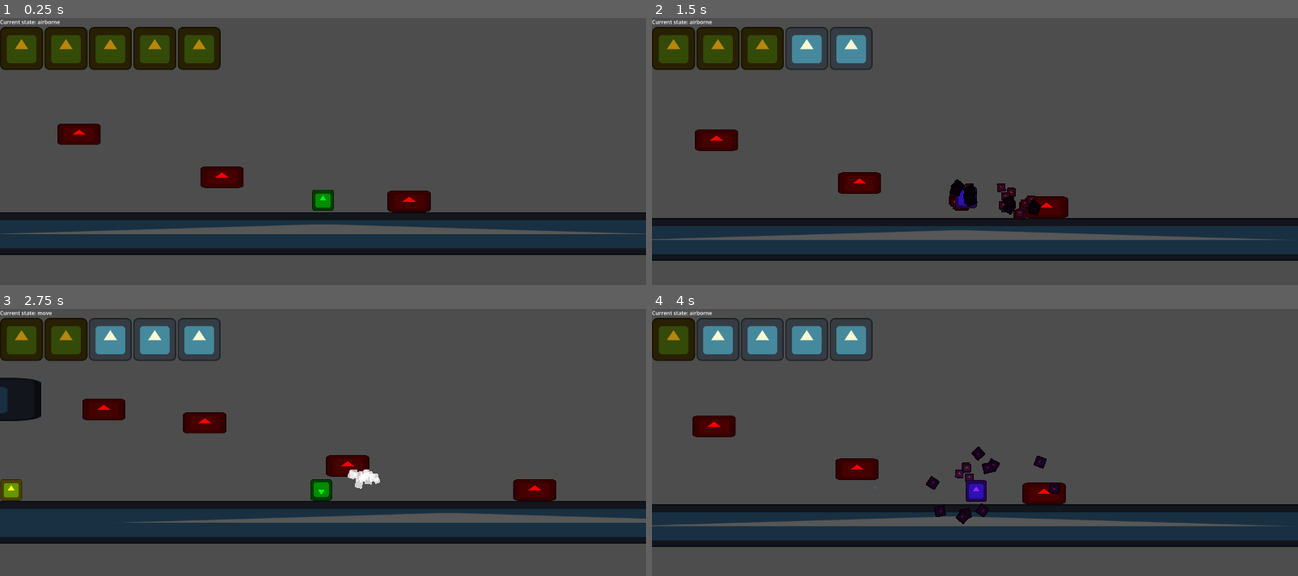
Above: before the commit, frames 1-4 (two rows, left to right).
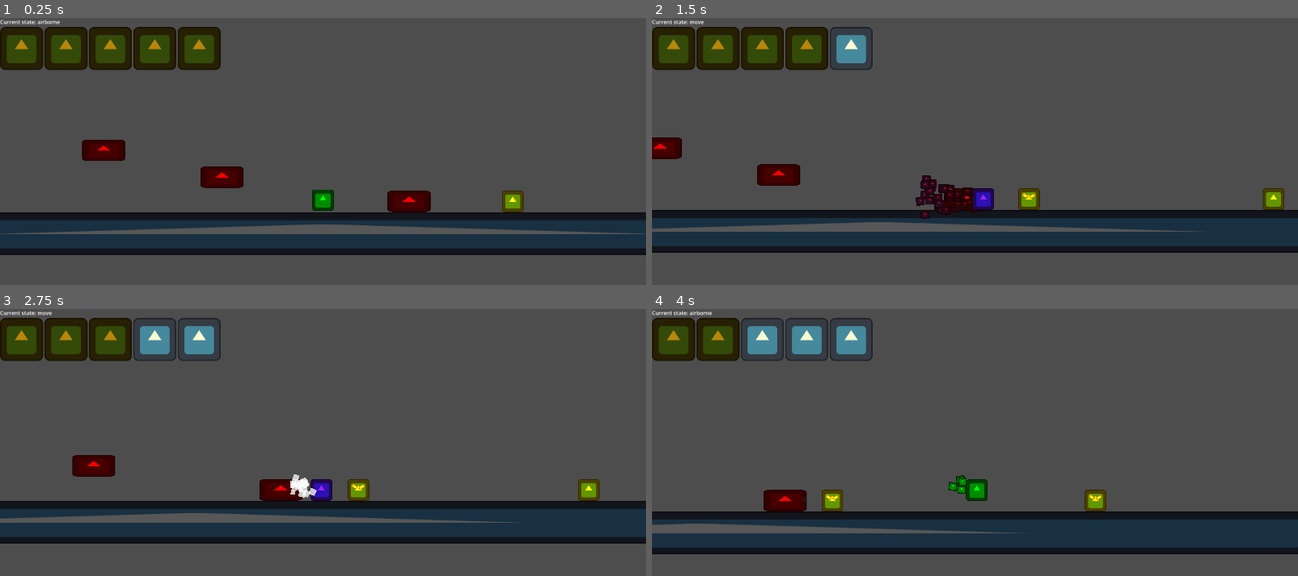
Above: after the commit, the same moments.

Repository: BitesTheGaster/SoyZoteboat
Game: Godot game, scene res://main.tscn
The game is run twice, just before and just after one commit, with the same random seed, the same clock (stepped at 60 frames per second) and the same inputs. The engine's default icon, where the game draws it, is replaced by a stand-in: a white triangle on a blue panel in a dark square.
Inputs:
- Up to frame 1 (0.25 s): no input
- Up to frame 2 (1.5 s): hold Right (Right) from 0.53 s (still down); tap C (Dash) at 0.6, 1.35 s; tap Z (Jump) at 0.77 s
- Up to frame 3 (2.75 s): tap Z (Jump) at 1.52 s; release Right (Right) at 2.03 s; hold Left (Left) from 2.03 s (still down); tap X (Slash) at 2.1 s; tap C (Dash) at 2.3 s
- Up to frame 4 (4 s): release Left (Left) at 2.78 s; hold Right (Right) from 2.78 s (still down); tap C (Dash) at 2.85, 3.6 s; tap Z (Jump) at 3.02, 3.77 s

The runs differ from the first frame. In frame 1, 1.2% of the frame differs, in the area x 8-82%, y 39-73%; in frame 2, 20%, in the area x 0-100%, y 0-91%; in frame 3, 8.6%; in frame 4, 17%.

Commit message:
smarter ememies + bugfix + ZOV.png

Diff:
--- a/Controllers/EnemyController.gd
+++ b/Controllers/EnemyController.gd
@@ -38,6 +38,7 @@
 
 func handle_chase():
 	if not e.target: return
+	if e.is_dashing: return
 	if e.position.x < e.target.position.x:
 		if e.can_go_right: e.move_dir = 1
 		else: e.move_dir = 0
--- a/Controllers/PlayerController.gd
+++ b/Controllers/PlayerController.gd
@@ -25,7 +25,7 @@
 		p.slash_center.rotation = ang.angle()
 
 	# Face player to last pressed direction
-	p.sprite.flip_v = p.last_dir == -1
+	p.sprite.flip_h = p.last_dir == -1
 
 	# Updating base variables
 	p.falling = p.velocity.y > 0
@@ -117,6 +117,7 @@
 	p.dash_delay.start()
 
 func _on_inv_frames_timeout() -> void:
+	p.hitbox_collision.set_deferred("disabled", false)
 	p.is_invincible = false
 
 func _on_hitbox_area_entered(area: Area2D) -> void:
@@ -127,17 +128,24 @@
 		p.inv_frames.start()
 		p.Health -= 1
 		p.hud.update_health(p.Health)
-		#reset player position
-		p.position = Vector2.ZERO
-		p.velocity = Vector2.ZERO
+
 		p.canAttack = true
 		p.canDash = true
 		p.dashing = false
 		p.attacking = false
+		#reset player position
+		p.position = Vector2.ZERO
+		p.velocity = Vector2.ZERO
+		p.hitbox_collision.set_deferred("disabled", true)
 	elif area.is_in_group("enemy") and not p.is_invincible:
 		p.damage_particles.emitting = true
 		p.is_invincible = true
 		p.inv_frames.start()
 		p.Health -= 1
+		p.canAttack = true
+		p.canDash = true
+		p.dashing = false
+		p.attacking = false
 		p.hud.update_health(p.Health)
 		p.damage_velocity = Vector2((p.global_position.x - area.global_position.x)*20, -300)
+		p.hitbox_collision.set_deferred("disabled", true)
--- a/Enemies/Base/enemy.gd
+++ b/Enemies/Base/enemy.gd
@@ -8,15 +8,20 @@
 @onready var left : Area2D = $Checks/Left
 @onready var chase_range : Area2D = $Checks/ChaseRange
 @onready var inv_frames : Timer = $InvFrames
+@onready var dash_time : Timer = $DashTime
+@onready var dash_delay : Timer = $DashDelay
+
 
 const IDLE_SPEED = 50.0
 const CHASE_SPEED = 150.0
+const DASH_SPEED = 750.0
 const KNOCKBACK_MULTIPLIER = 1.0
 const G = Vector2(0, 980)
 
 var is_invincible := false
-
+var is_dashing := false
 var move_dir := 0.0
+var last_dir := 0.0
 var target : Player
 var can_go_right := true
 var can_go_left := true
--- a/Enemies/Base/enemy.tscn
+++ b/Enemies/Base/enemy.tscn
@@ -18,7 +18,7 @@
 height = 1024.0
 
 [node name="Enemy" type="CharacterBody2D" unique_id=105650447 groups=["enemy"]]
-collision_layer = 2
+collision_layer = 0
 collision_mask = 2
 script = ExtResource("1_gasfn")
 
@@ -108,11 +108,20 @@
 [node name="RageTime" type="Timer" parent="." unique_id=2097802897]
 one_shot = true
 
+[node name="DashTime" type="Timer" parent="." unique_id=1152677175]
+wait_time = 0.2
+one_shot = true
+
+[node name="DashDelay" type="Timer" parent="." unique_id=1421525888]
+one_shot = true
+
 [connection signal="body_entered" from="Checks/Right" to="EnemyController" method="_on_right_body_entered"]
 [connection signal="body_exited" from="Checks/Right" to="EnemyController" method="_on_right_body_exited"]
 [connection signal="body_entered" from="Checks/Left" to="EnemyController" method="_on_left_body_entered"]
 [connection signal="body_exited" from="Checks/Left" to="EnemyController" method="_on_left_body_exited"]
-[connection signal="area_entered" from="Checks/ChaseRange" to="EnemyStateMachine" method="_on_chase_range_area_entered"]
-[connection signal="area_exited" from="Checks/ChaseRange" to="EnemyStateMachine" method="_on_chase_range_area_exited"]
+[connection signal="body_entered" from="Checks/ChaseRange" to="EnemyStateMachine" method="_on_chase_range_body_entered"]
+[connection signal="body_exited" from="Checks/ChaseRange" to="EnemyStateMachine" method="_on_chase_range_body_exited"]
 [connection signal="timeout" from="InvFrames" to="EnemyController" method="_on_inv_frames_timeout"]
 [connection signal="timeout" from="RageTime" to="EnemyStateMachine" method="_on_rage_time_timeout"]
+[connection signal="timeout" from="DashTime" to="EnemyStateMachine" method="_on_dash_time_timeout"]
+[connection signal="timeout" from="DashDelay" to="EnemyStateMachine" method="_on_dash_delay_timeout"]
--- a/Player/player.gd
+++ b/Player/player.gd
@@ -11,6 +11,8 @@
 @onready var inv_frames : Timer = $Timers/InvFrames
 @onready var dash_delay : Timer = $Timers/DashDelay
 @onready var collision : CollisionShape2D = $CollisionShape2D
+@onready var hitbox : Area2D = $Hitbox
+@onready var hitbox_collision : CollisionShape2D = $Hitbox/CollisionShape2D
 @onready var sprite : Sprite2D = $CollisionShape2D/Sprite2D
 @onready var dash_particles : CPUParticles2D = $CollisionShape2D/Sprite2D/DashParticles
 @onready var damage_particles : CPUParticles2D = $CollisionShape2D/Sprite2D/DamageParticles
--- a/Player/player.tscn
+++ b/Player/player.tscn
@@ -128,7 +128,6 @@
 one_shot = true
 
 [node name="InvFrames" type="Timer" parent="Timers" unique_id=515006180]
-wait_time = 0.5
 one_shot = true
 
 [connection signal="area_entered" from="Hitbox" to="PlayerController" method="_on_hitbox_area_entered"]
--- a/Player/slash.gd
+++ b/Player/slash.gd
@@ -24,20 +24,26 @@
 	if not area.is_in_group("player"):
 		$CPUParticles2D.global_position = (area.global_position+global_position)/2
 		$CPUParticles2D.emitting = true
-	if ( area.is_in_group("spikes") or area.is_in_group("enemy") ) and can_pogo:
+	if area.is_in_group("spikes") and can_pogo:
 		p.pogo_velocity = -Vector2.from_angle(global_rotation) * 350
 		p.pogo_velocity.x *= 1.5
 		p.pogo_velocity = p.pogo_velocity.round()
 		p.camera.pogo_velocity_buffer = p.pogo_velocity
 		can_pogo = false
-		if area.is_in_group("enemy"):
-			area.get_parent().knockback = Vector2.from_angle(global_rotation) * 350
-			area.get_parent().knockback.x *= 3
-			area.get_parent().knockback.y -= 100.0
-			if not area.get_parent().is_invincible:
-				area.get_parent().health -= p.Damage
-			area.get_parent().inv_frames.start()
-			area.get_parent().is_invincible = true
+	elif area.is_in_group("enemy"):
+		if can_pogo:
+			p.pogo_velocity = -Vector2.from_angle(global_rotation) * 350
+			p.pogo_velocity.x *= 1.5
+			p.pogo_velocity = p.pogo_velocity.round()
+			p.camera.pogo_velocity_buffer = p.pogo_velocity
+			can_pogo = false
+		area.get_parent().knockback = Vector2.from_angle(global_rotation) * 350
+		area.get_parent().knockback.x *= 3
+		area.get_parent().knockback.y -= 100.0
+		if not area.get_parent().is_invincible:
+			area.get_parent().health -= p.Damage
+		area.get_parent().inv_frames.start()
+		area.get_parent().is_invincible = true
 
 
 func _on_cpu_particles_2d_finished() -> void:
--- a/StateMachines/Enemy/ChaseEnemyState.gd
+++ b/StateMachines/Enemy/ChaseEnemyState.gd
@@ -4,6 +4,7 @@
 	name = "chase"
 
 func enter():
+	if e.dash_delay: e.dash_delay.start()
 	if e.leg and e.leg2:
 		e.leg.show()
 		e.leg2.show()
@@ -19,6 +20,9 @@
 
 func update_physics(delta: float):
 	c.handle_damage()
-	c.handle_movement(e.CHASE_SPEED)
+	if e.is_dashing:
+		c.handle_movement(e.DASH_SPEED)
+	else:
+		c.handle_movement(e.CHASE_SPEED)
 	c.handle_chase()
 	c.handle_physics(delta)
--- a/StateMachines/Enemy/EnemyStateMachine.gd
+++ b/StateMachines/Enemy/EnemyStateMachine.gd
@@ -10,18 +10,27 @@
 func _physics_process(delta: float) -> void:
 	current_state.update_physics(delta)
 
-
-func _on_chase_range_area_entered(area: Area2D) -> void:
-	if area.is_in_group("player"):
-		rage_time.stop()
-		e.target = area.get_parent()
-		change_state("chase")
-
-
 func _on_rage_time_timeout() -> void:
 	change_state("idle")
 
+func _on_chase_range_body_entered(body) -> void:
+	if body.is_in_group("player"):
+		rage_time.stop()
+		e.target = body
+		change_state("chase")
 
-func _on_chase_range_area_exited(area: Area2D) -> void:
-	if area.is_in_group("player") and rage_time.is_stopped():
+func _on_chase_range_body_exited(body) -> void:
+	if body.is_in_group("player") and rage_time.is_stopped():
 		if rage_time.is_inside_tree(): rage_time.start()
+
+
+func _on_dash_time_timeout() -> void:
+	if current_state.name == "chase":
+		e.is_dashing = false
+		e.dash_delay.start()
+
+
+func _on_dash_delay_timeout() -> void:
+	if current_state.name == "chase":
+		e.is_dashing = true
+		e.dash_time.start()
--- a/StateMachines/Enemy/IdleEnemyState.gd
+++ b/StateMachines/Enemy/IdleEnemyState.gd
@@ -4,6 +4,9 @@
 	name = "idle"
 
 func enter():
+	if e.dash_delay: e.dash_delay.stop()
+	if e.dash_time: e.dash_time.stop()
+	e.is_dashing = false
 	e.move_dir = 0
 	if e.leg and e.leg2:
 		e.leg.hide()
--- a/UI/Hud/hud.tscn
+++ b/UI/Hud/hud.tscn
@@ -1,9 +1,9 @@
-[gd_scene load_steps=3 format=3 uid="uid://bs5qrf2drwwte"]
+[gd_scene format=3 uid="uid://bs5qrf2drwwte"]
 
 [ext_resource type="Script" uid="uid://dvf1hd184nien" path="res://UI/Hud/hud.gd" id="1_o72et"]
 [ext_resource type="Texture2D" uid="uid://bbaet4rqv3kbq" path="res://icon.svg" id="2_emf2s"]
 
-[node name="Hud" type="Control"]
+[node name="Hud" type="Control" unique_id=1193530559]
 layout_mode = 3
 anchors_preset = 15
 anchor_right = 1.0
@@ -14,34 +14,34 @@
 grow_vertical = 2
 script = ExtResource("1_o72et")
 
-[node name="VBoxContainer" type="VBoxContainer" parent="."]
+[node name="VBoxContainer" type="VBoxContainer" parent="." unique_id=2095778350]
 layout_mode = 1
 offset_right = 112.0
 offset_bottom = 40.0
 
-[node name="Current_state" type="Label" parent="VBoxContainer"]
+[node name="Current_state" type="Label" parent="VBoxContainer" unique_id=1462452478]
 layout_mode = 2
 text = "Current state: "
 
-[node name="HBoxContainer" type="HBoxContainer" parent="VBoxContainer"]
+[node name="HBoxContainer" type="HBoxContainer" parent="VBoxContainer" unique_id=2020938164]
 layout_mode = 2
 
-[node name="1" type="TextureRect" parent="VBoxContainer/HBoxContainer"]
+[node name="1" type="TextureRect" parent="VBoxContainer/HBoxContainer" unique_id=700376899]
 layout_mode = 2
 texture = ExtResource("2_emf2s")
 
-[node name="2" type="TextureRect" parent="VBoxContainer/HBoxContainer"]
+[node name="2" type="TextureRect" parent="VBoxContainer/HBoxContainer" unique_id=712819478]
 layout_mode = 2
 texture = ExtResource("2_emf2s")
 
-[node name="3" type="TextureRect" parent="VBoxContainer/HBoxContainer"]
+[node name="3" type="TextureRect" parent="VBoxContainer/HBoxContainer" unique_id=2120247898]
 layout_mode = 2
 texture = ExtResource("2_emf2s")
 
-[node name="4" type="TextureRect" parent="VBoxContainer/HBoxContainer"]
+[node name="4" type="TextureRect" parent="VBoxContainer/HBoxContainer" unique_id=1136120249]
 layout_mode = 2
 texture = ExtResource("2_emf2s")
 
-[node name="5" type="TextureRect" parent="VBoxContainer/HBoxContainer"]
+[node name="5" type="TextureRect" parent="VBoxContainer/HBoxContainer" unique_id=1267484184]
 layout_mode = 2
 texture = ExtResource("2_emf2s")
--- a/main.tscn
+++ b/main.tscn
@@ -44,7 +44,7 @@
 texture = ExtResource("1_ig7tw")
 
 [node name="Area2D3" type="Area2D" parent="." unique_id=1646653433 groups=["spikes"]]
-position = Vector2(-725, -168)
+position = Vector2(-652, -120)
 collision_layer = 255
 collision_mask = 255
 
@@ -122,4 +122,28 @@
 scale = Vector2(10, 1)
 texture = ExtResource("1_ig7tw")
 
+[node name="Enemy5" parent="." unique_id=648441932 instance=ExtResource("5_lquwl")]
+position = Vector2(-1750, -354)
+
+[node name="Enemy6" parent="." unique_id=1204494584 instance=ExtResource("5_lquwl")]
+position = Vector2(1171, 11)
+
+[node name="Enemy7" parent="." unique_id=1408199238 instance=ExtResource("5_lquwl")]
+position = Vector2(564, 2)
+
+[node name="Enemy8" parent="." unique_id=1666423717 instance=ExtResource("5_lquwl")]
+position = Vector2(-1289, -336)
+
+[node name="Enemy9" parent="." unique_id=1758435474 instance=ExtResource("5_lquwl")]
+position = Vector2(-2124, 15)
+
+[node name="Enemy10" parent="." unique_id=107264548 instance=ExtResource("5_lquwl")]
+position = Vector2(-1887, 18)
+
+[node name="Enemy11" parent="." unique_id=480289578 instance=ExtResource("5_lquwl")]
+position = Vector2(1817, -9)
+
+[node name="Enemy12" parent="." unique_id=1637317485 instance=ExtResource("5_lquwl")]
+position = Vector2(2993, -3)
+
 [connection signal="timeout" from="Camera2D/PogoShakeBuffer" to="Camera2D" method="_on_pogo_shake_buffer_timeout"]
Binary file added: ZOV.png
Not shown, added: ZOV.png.import
